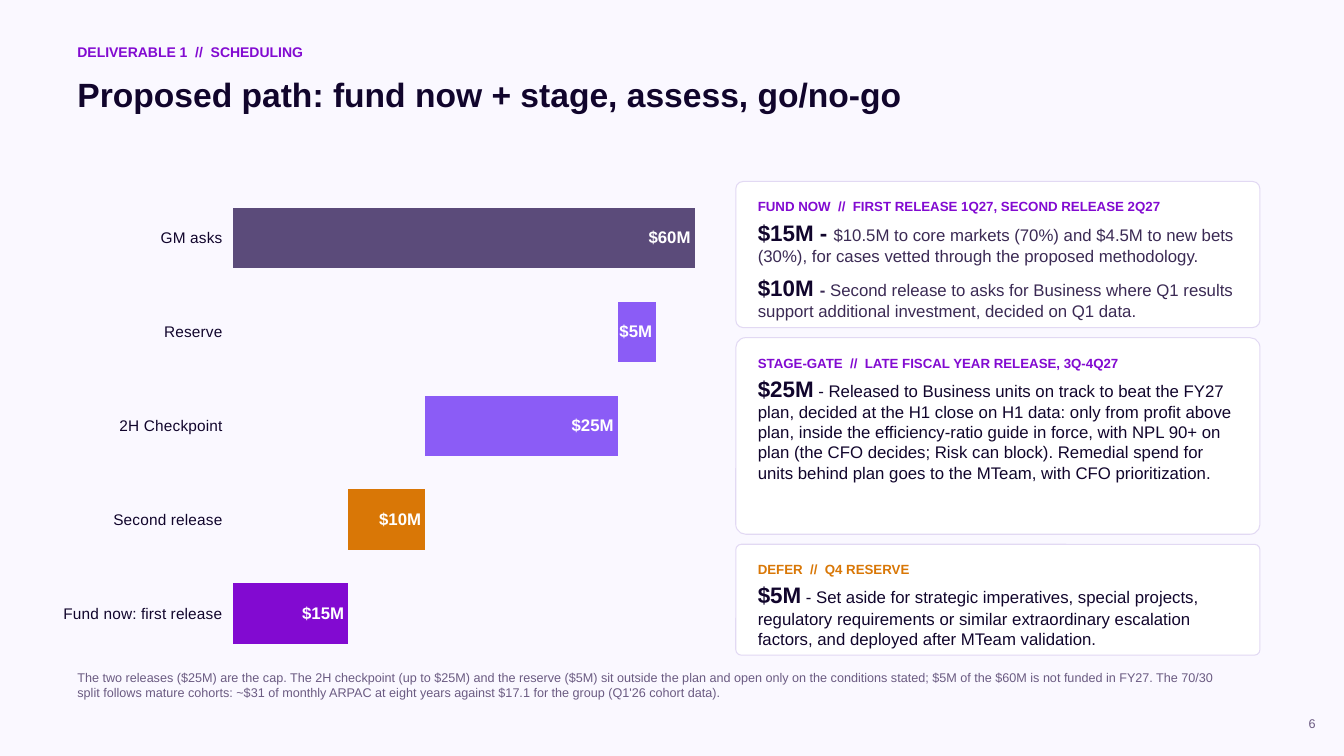
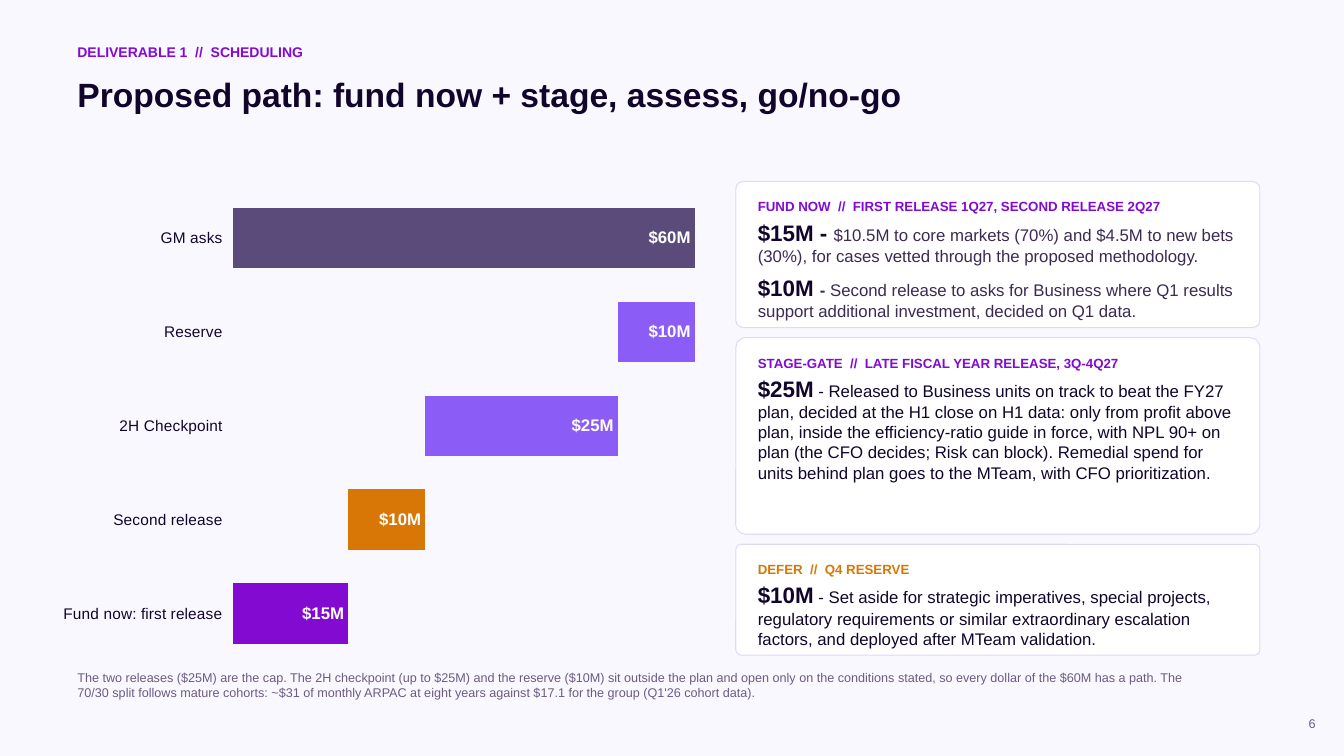
Before and after one commit to cmx24/business-case, a slide deck: slide 6 of deck/CFO_CoS_deck_v10.pptx. Drawn at 1344x756 pixels with LibreOffice and Linux fonts; fonts in the diff are those of the drawing. Boxes give left, top, right and bottom in pixels: in the first picture for what was removed or moved away, otherwise in the second. Text is boxed around its words. In the diff, an @@ line names an element or a change of style, - is before the commit and + after.

```diff
--- a/deck/CFO_CoS_deck_v10.pptx
+++ b/deck/CFO_CoS_deck_v10.pptx
@@ bar stacked chart at [50, 181, 716, 670] @@
@@ Series 2, Reserve: 8 to 17 @@
@@ data labels of Series 2 added @@
@@ text at [758, 586, 1210, 649]: text changed @@
-$5M - Set aside for strategic imperatives, special projects, regulatory requirements or similar extraordinary escalation factors, and deployed after MTeam validation.
+$10M - Set aside for strategic imperatives, special projects, regulatory requirements or similar extraordinary escalation factors, and deployed after MTeam validation.
@@ text at [77, 672, 1182, 700]: text changed @@
-The two releases ($25M) are the cap. The 2H checkpoint (up to $25M) and the reserve ($5M) sit outside the plan and open only on the conditions stated; $5M of the $60M is not funded in FY27. The 70/30 split follows mature cohorts: ~$31 of monthly ARPAC at eight years against $17.1 for the group (Q1'26 cohort data).
+The two releases ($25M) are the cap. The 2H checkpoint (up to $25M) and the reserve ($10M) sit outside the plan and open only on the conditions stated, so every dollar of the $60M has a path. The 70/30 split follows mature cohorts: ~$31 of monthly ARPAC at eight years against $17.1 for the group (Q1'26 cohort data).
```
Also in this commit, not shown: 2 other slides changed, 3 other files.
